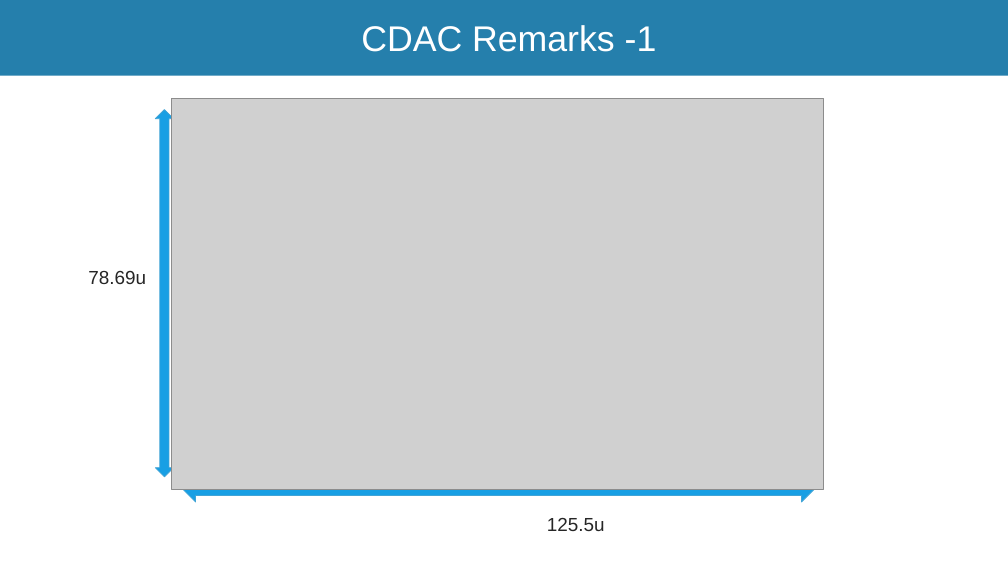
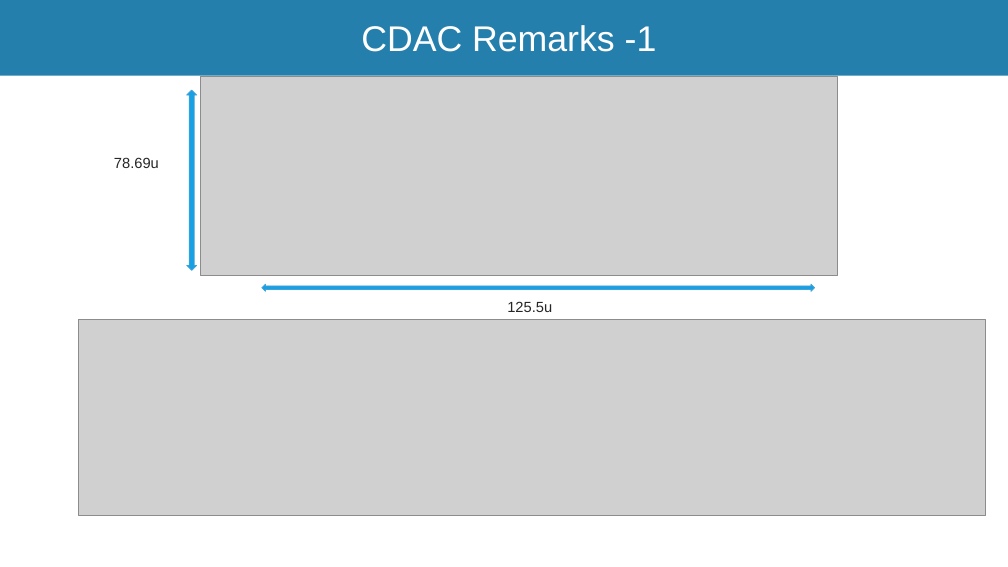
Before and after one commit to stevenli518/ECE266_CMOSCircuitLab, a slide deck: slide 10 of Lab7_ICTesting/PPT/FinalReview/DesignReview_Lab3_Mingjie_Chengming.pptx. Drawn at 1008x567 pixels with LibreOffice and Linux fonts; fonts in the diff are those of the drawing; grey boxes stand for pictures; background and template pictures are left out. Boxes give left, top, right and bottom in pixels: in the first picture for what was removed or moved away, otherwise in the second. Text is boxed around its words. In the diff, an @@ line names an element or a change of style, - is before the commit and + after.

```diff
--- a/Lab7_ICTesting/PPT/FinalReview/DesignReview_Lab3_Mingjie_Chengming.pptx
+++ b/Lab7_ICTesting/PPT/FinalReview/DesignReview_Lab3_Mingjie_Chengming.pptx
@@ picture resized from (x1=172, y1=98, x2=824, y2=489) to (x1=200, y1=77, x2=837, y2=276) @@
@@ up down arrow resized from (x1=155, y1=110, x2=173, y2=477) to (x1=187, y1=90, x2=197, y2=271) @@
@@ text "78.69u" moved from (x1=88, y1=271, x2=146, y2=284) to (x1=114, y1=157, x2=159, y2=168) @@
@@ text "78.69u" at (x1=114, y1=157, x2=159, y2=168): size 18 to 14 pt @@
@@ up down arrow resized from (x1=182, y1=476, x2=814, y2=502) to (x1=262, y1=284, x2=814, y2=291) @@
@@ text "125.5u" at (x1=507, y1=301, x2=552, y2=312): size 18 to 14 pt @@
@@ text "125.5u" moved from (x1=547, y1=518, x2=605, y2=531) to (x1=507, y1=301, x2=552, y2=312) @@
@@ picture added at (x1=79, y1=319, x2=986, y2=516) @@
```
Also in this commit, not shown: 3 other slides changed, 9 slides added, 1 slide removed, 10 other files.
